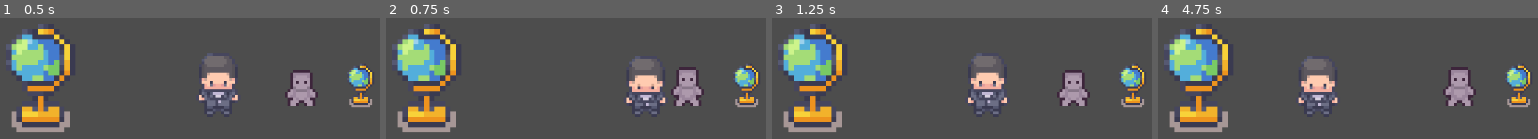
Above: before the commit, frames 1-4 (left to right).
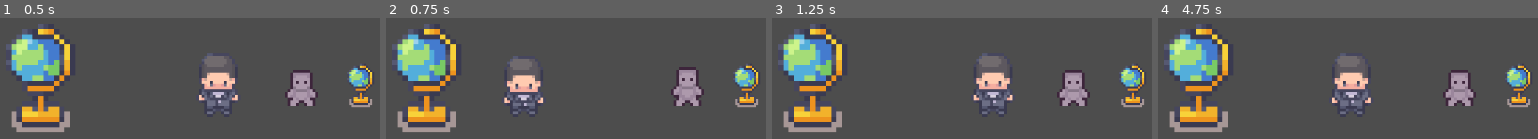
Above: after the commit, the same moments.

Repository: MelissaLiao753/game_underwater_museum
Game: Godot game, scene res://level_1.tscn
Two runs of this game, one before a commit and one after it. Both use one fixed random seed, a clock stepped at 60 frames per second and the inputs below.
Inputs:
- Up to frame 1 (0.5 s): no input
- Up to frame 2 (0.75 s): no input
- Up to frame 3 (1.25 s): no input
- Up to frame 4 (4.75 s): no input

Frame 1 is identical in both runs. In frame 2, 4.6% of the frame differs, in the area x 31-74%, y 31-80%; in frame 3, 2.1%; in frame 4, 5.6%, in the area x 36-84%, y 28-80%.

Commit message:
Update enemy_test.tscn

Diff:
--- a/game_underwater_museum/enemy_test.tscn
+++ b/game_underwater_museum/enemy_test.tscn
@@ -316,6 +316,7 @@
 
 [node name="CollisionShape2D" type="CollisionShape2D" parent="killzone" unique_id=1570173308]
 position = Vector2(0, 4)
+scale = Vector2(1.2, 1.2)
 shape = SubResource("CapsuleShape2D_n74wa")
 
 [node name="RayCast_Right" type="RayCast2D" parent="." unique_id=1161886404]
